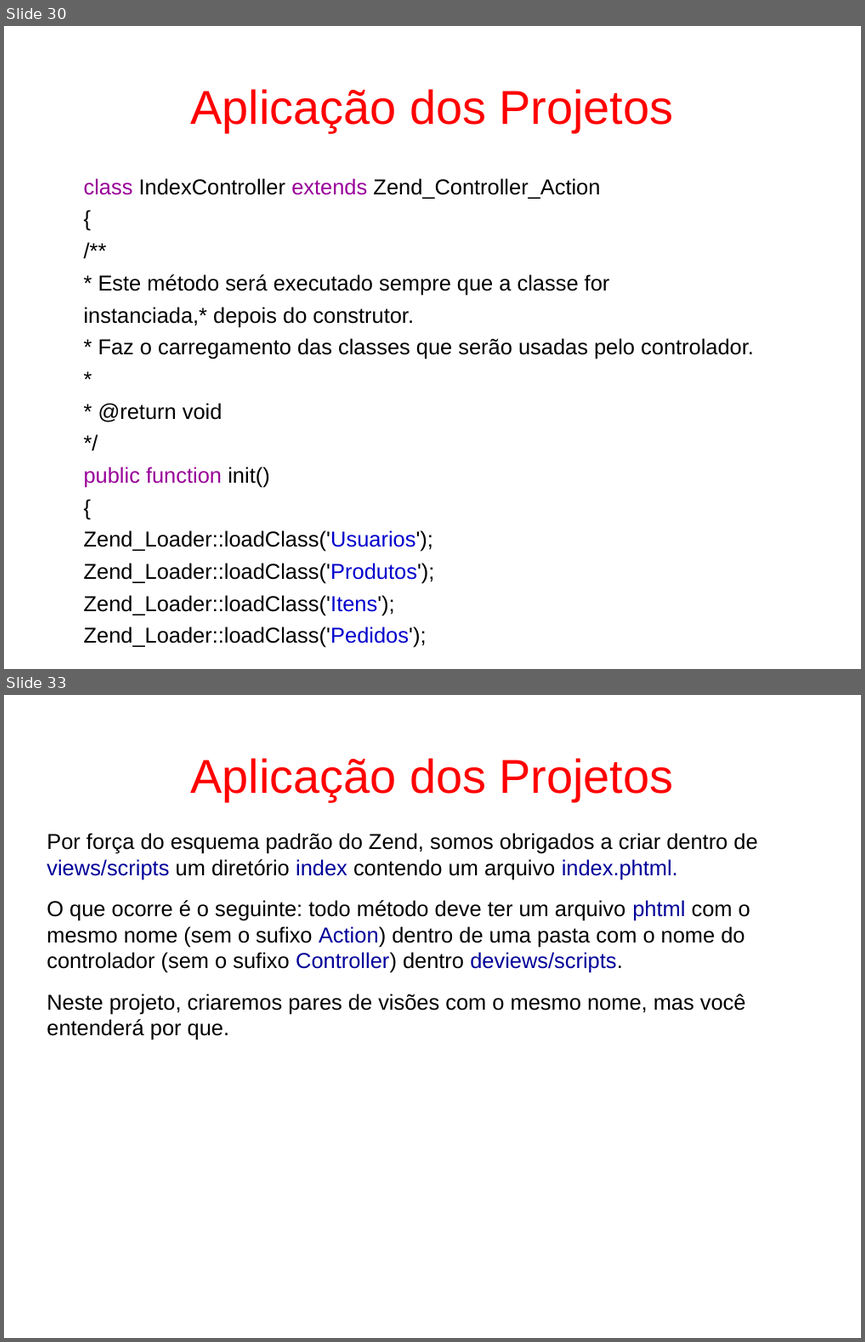
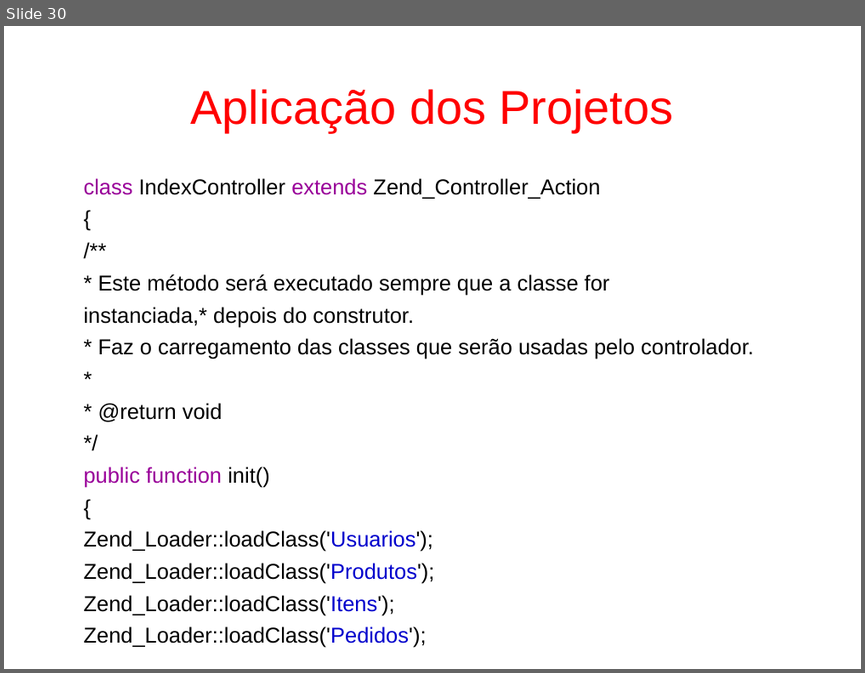
Before and after one commit to fgsl/lojasacme, a slide deck: docs/tutorial.odp. Shown one above the other, each under a label of ours: slides 30 and 33 before the commit, slide 30 after it; the slides between them are not shown. The pictures are 865x1342 and 865x673 pixels, drawn with LibreOffice and Linux fonts; fonts in the diff are those of the drawing. Boxes give left, top, right and bottom in pixels: in the first picture for what was removed or moved away, otherwise in the second. Text is boxed around its words. In the diff, an @@ line names an element or a change of style, - is before the commit and + after.

```diff
--- a/docs/tutorial.odp
+++ b/docs/tutorial.odp
@@ slide 33 removed at [4, 695, 861, 1338], background #FFFFFF @@
@@ title removed at [190, 758, 674, 801] @@
-Aplicação dos Projetos
@@ text removed at [46, 833, 757, 1040] @@
-Por força do esquema padrão do Zend, somos obrigados a criar dentro de views/scripts um diretório index contendo um arquivo index.phtml.
-O que ocorre é o seguinte: todo método deve ter um arquivo phtml com o mesmo nome (sem o sufixo Action) dentro de uma pasta com o nome do controlador (sem o sufixo Controller) dentro deviews/scripts.
-Neste projeto, criaremos pares de visões com o mesmo nome, mas você entenderá por que.
```
Also in this commit, not shown: 26 slides changed, 31 slides added, 1 other file.
